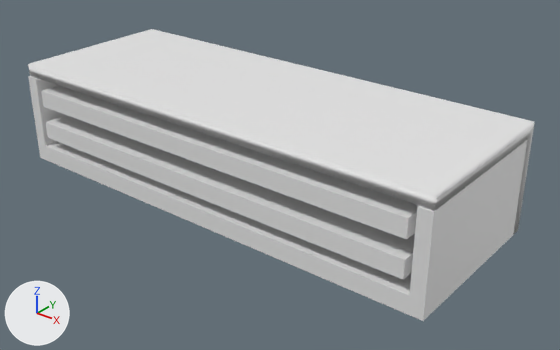
The FBX model Assets/The Great Fleece/Game/Prefabs/Environment/Display_Items/Vases/Vidriera.fbx, before and after one commit.
Rendered twice from a 50 mm lens placed at (5.19, -6.08, 4.09), pointed at (0.3, 0.03, 0.3). The lights are fixed; the arrows at lower left show +X, +Y and +Z. Materials are left out; every surface is plain grey. Where no turn or scale is listed for an object, it has been applied to the vertices.
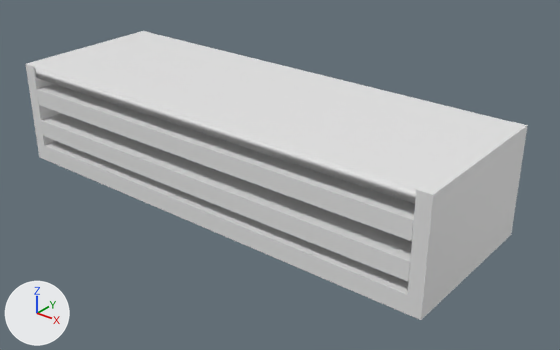
What differs and where, as boxes (x1, y1, x2, y2) in the pictures (560 x 350 px; the box of a moved part takes in the faces that stretch with it):
'Cube.003', reshaped, moved: before (28, 76, 527, 321); after (26, 31, 528, 320)
'Cube', reshaped, rescaled: before (28, 29, 535, 235); after (35, 33, 512, 204)
part 1 of me_cube_004, moved or reshaped: before (46, 115, 415, 279); after (41, 113, 412, 281)
part 2 of me_cube_004, moved or reshaped: before (41, 85, 418, 239); after (37, 84, 415, 241)
part 3 of me_cube_004, moved or reshaped: before (28, 76, 65, 146); after (26, 31, 151, 145)
part 4 of me_cube_004, moved or reshaped: before (410, 140, 527, 302); after (407, 122, 528, 301)
part 5 of me_cube_005, moved or reshaped (not visible afterwards): before (432, 125, 529, 211)
part 6 of me_cube_005, moved or reshaped (not visible afterwards): before (528, 121, 535, 139)
part 7 of me_cube_005, moved or reshaped (not visible afterwards): before (513, 136, 533, 235)
part 8 of me_cube_005, moved or reshaped: before (28, 31, 526, 210); after (35, 41, 419, 204)
part 9 of me_cube_005, moved or reshaped: before (146, 29, 532, 125); after (145, 33, 512, 126)

The edits, one by one:
me_cube_005 has 96 vertices, 94 faces and spans x -1.0..1.0, y -15.8..1.0, z -1.0..1.0.
me_cube_005 is used by ob_cube; location (0.0, 0.0, 1.168); rotation (1.571, 0.0, 0.0), in degrees (90, 0, 0); scale (2.72, 0.0727, 1.0).
me_cube_005 part 5: all 14 vertices in x 1.0, y -1.0..1.0, z 1.0 are moved by (-0.1, 0.0, 0.0).
me_cube_005 part 6: all 20 vertices in x 1.0, y -1.0..1.0, z -1.0..-0.9 are moved by (-0.1, 0.0, 0.1).
me_cube_005 part 7: all 14 vertices in x 1.0, y -15.8, z -1.0..-0.9 are moved by (-0.1, 2.7, 0.1).
me_cube_005 part 8: all 14 vertices in x -1.0, y -1.0..1.0, z 1.0 are moved by (0.1, 0.0, 0.0).
me_cube_005 part 9: all 20 vertices in x -1.0, y -1.0..1.0, z -1.0..-0.9 are moved by (0.1, 0.0, 0.1).
me_cube_004 has 40 vertices, 34 faces and spans x -2.72..2.72, y -0.94..0.94, z -0.1..0.97.
me_cube_004 is used by ob_cube_003; location (0.001, -0.077, 0.123).
Before the commit, vertices of me_cube_004: 16 (-2.72, -0.94, 0.97) at pixel (28, 76), 17 (-2.72, 0.94, 0.97), 21 (-2.57, -0.94, 0.97) at pixel (35, 78), 22 (-2.57, 0.94, 0.97).
Before the commit, vertices of me_cube_004: 18 (2.57, 0.94, 0.97), 19 (2.72, 0.94, 0.97) at pixel (527, 140), 20 (2.72, -0.94, 0.97) at pixel (433, 212), 23 (2.57, -0.94, 0.97) at pixel (417, 206).
me_cube_004 part 1: the loose piece of 8 vertices spanning x -2.5..2.5, y -0.94..0.94, z 0.23..0.43 is scaled about its middle by (1.03, 0.918, 1), then moved by (0.0, -0.08, 0.0).
me_cube_004 part 2: the loose piece of 8 vertices spanning x -2.5..2.5, y -0.94..0.94, z 0.63..0.84 is scaled about its middle by (1.03, 0.918, 1), then moved by (0.0, -0.08, 0.0).
Part 3, on me_cube_004:
Vertices 16, 17, 21, 22 of me_cube_004 move by (0.0, 0.0, 0.15).
Part 4, on me_cube_004:
Vertices 18, 19, 20, 23 of me_cube_004 move by (0.0, 0.0, 0.15).
Object 'Cube' (ob_cube) is rescaled from (2.72, 0.0727, 1.0) to (2.77, 0.0727, 1.0).
Object 'Cube.003' (ob_cube_003) moves from (0.001, -0.077, 0.123) to (-0.019, -0.077, 0.123).
